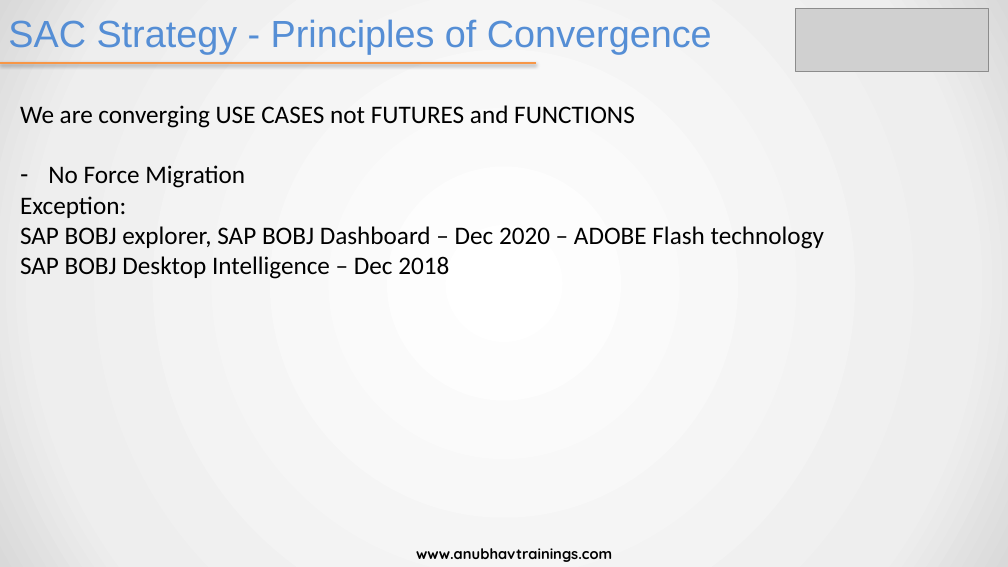
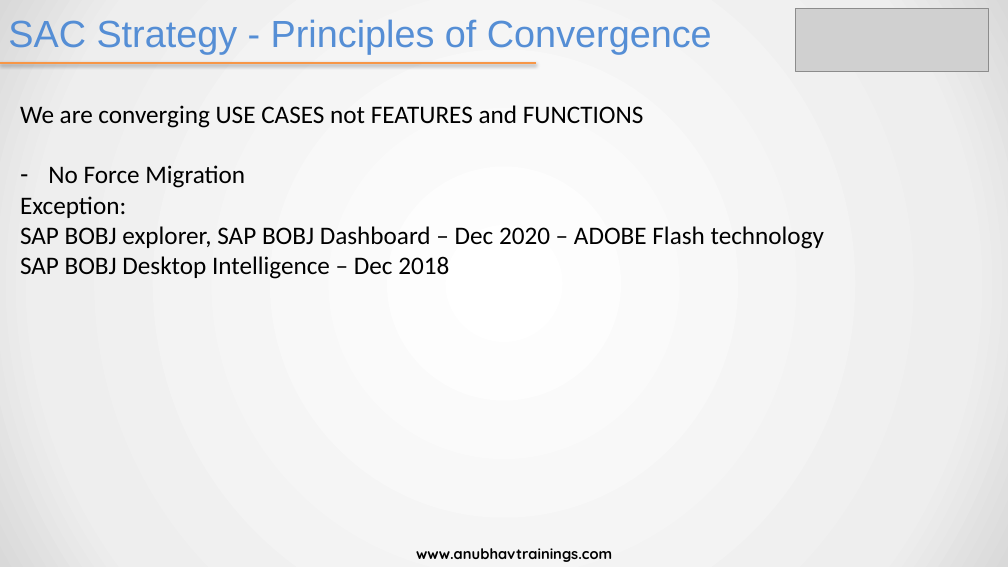
Before and after one commit to samui5/saccorptraining, a slide deck: slide 12 of day 1/SAC_Training Day 1.pptx. Drawn at 1008x567 pixels with LibreOffice and Linux fonts; fonts in the diff are those of the drawing; grey boxes stand for pictures. Boxes give left, top, right and bottom in pixels: in the first picture for what was removed or moved away, otherwise in the second. Text is boxed around its words. In the diff, an @@ line names an element or a change of style, - is before the commit and + after.

```diff
--- a/day 1/SAC_Training Day 1.pptx
+++ b/day 1/SAC_Training Day 1.pptx
@@ text at [20,105,644,128]: text changed @@
-We are converging USE CASES not FUTURES and FUNCTIONS
+We are converging USE CASES not FEATURES and FUNCTIONS
```
Also in this commit, not shown: 4 other slides changed, 9 other files.
